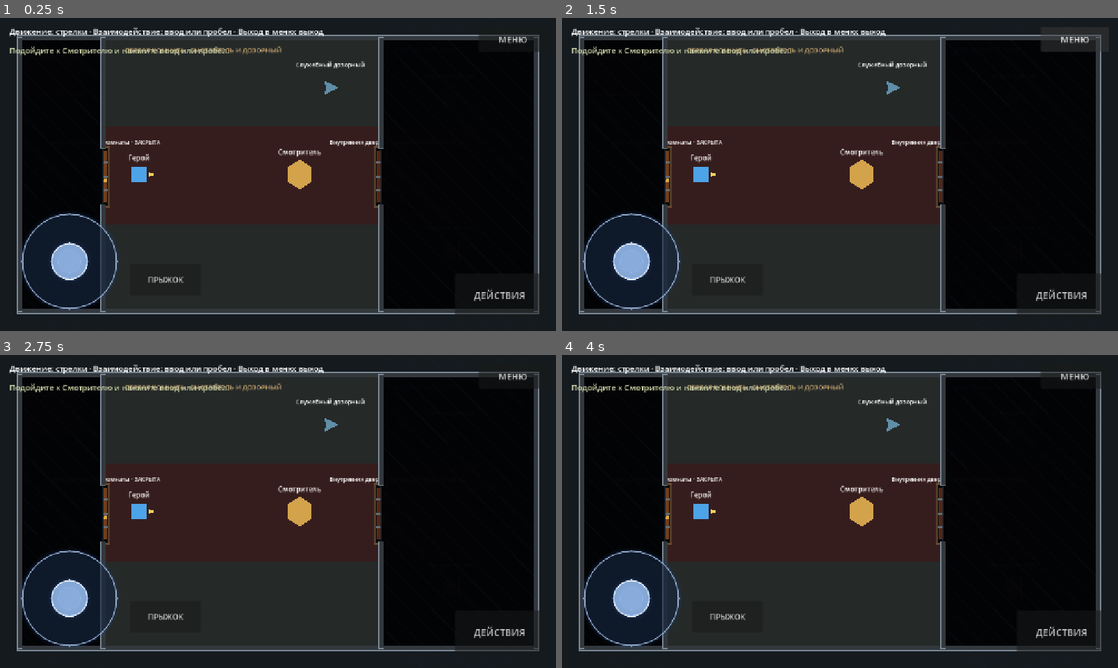
Above: before the commit, frames 1-4 (two rows, left to right).
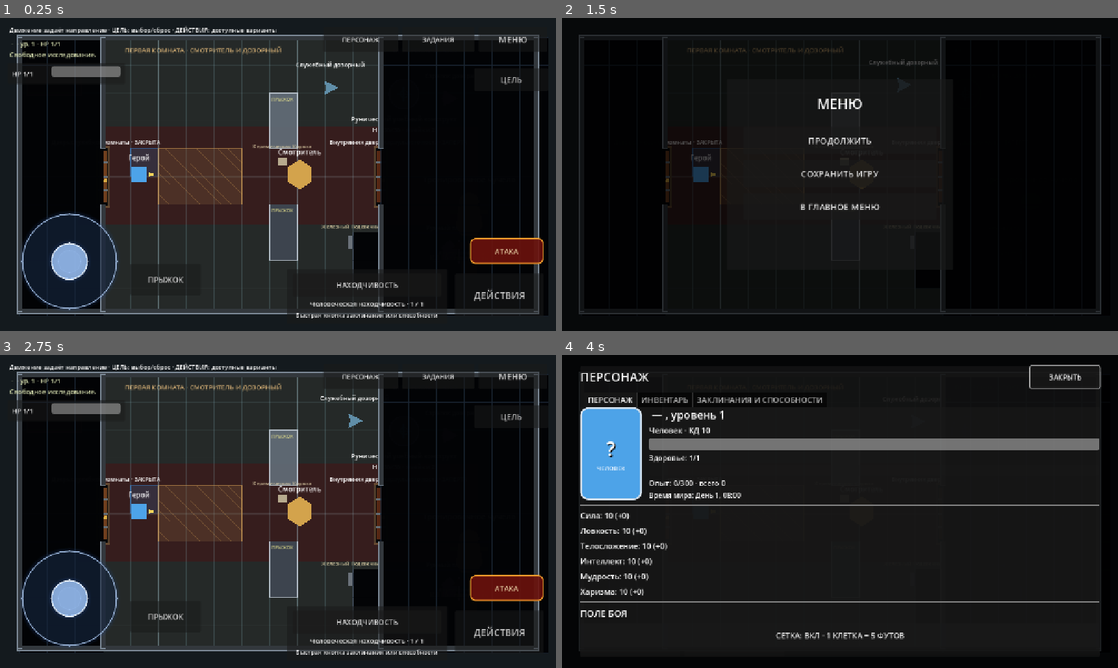
Above: after the commit, the same moments.

Repository: eretenkodaniil16-rgb/rpg-project
Game: Godot game, scene res://scenes/game/game.tscn
Same seed, same stepped clock (60 frames per second), same inputs: the game is played once before the commit and once after it. This scene is started directly instead of the project's main scene.
Inputs (mouse positions are in pixels of both pictures, inside the frame that each line leads up to):
- Up to frame 1 (0.25 s): no input
- Up to frame 2 (1.5 s): click "ДЕЙСТВИЯ" at 0.5 s; click "МЕНЮ" at 1.25 s
- Up to frame 3 (2.75 s): click (278, 477) at 2 s, where only the run after the commit has a clickable "ПРОДОЛЖИТЬ"
- Up to frame 4 (4 s): click "ПРЫЖОК" at 2.75 s; click (923, 376) at 3.5 s, where only the run after the commit has a clickable "ПЕРСОНАЖ"

The runs differ from the first frame. In frame 1, 12% of the frame differs, in the area x 1-99%, y 2-96%; in frame 2, 42%; in frame 3, 12%; in frame 4, 36%.
Error before the commit: Parse Error: The function signature doesn't match the parent. Parent signature is "perform_transactional_weapon_attack_for_testing(Node, Dictionary, String, in…

Commit message:
test: separate synchronous resolver from production coroutine

Diff:
--- a/scripts/game/game_guard_post_polish_runtime.gd
+++ b/scripts/game/game_guard_post_polish_runtime.gd
@@ -62,7 +62,7 @@
 		_update_exploration_actor(actor, delta)
 
 
-func perform_transactional_weapon_attack_for_testing(
+func resolve_transactional_weapon_attack_for_testing(
 	target: Node,
 	weapon: Dictionary,
 	ammo_id: String,
